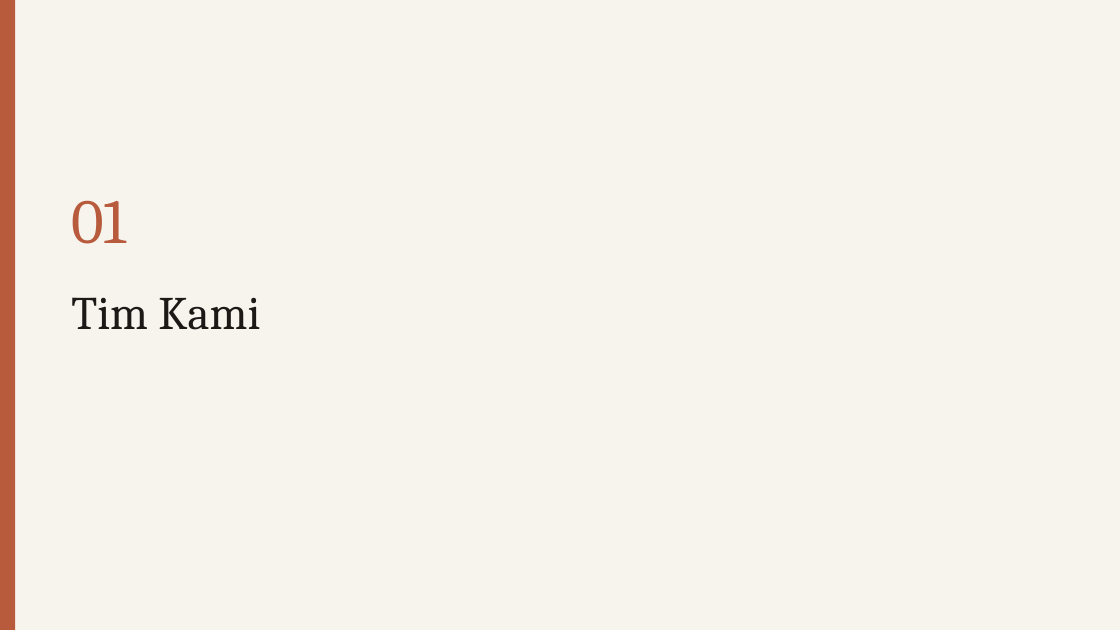
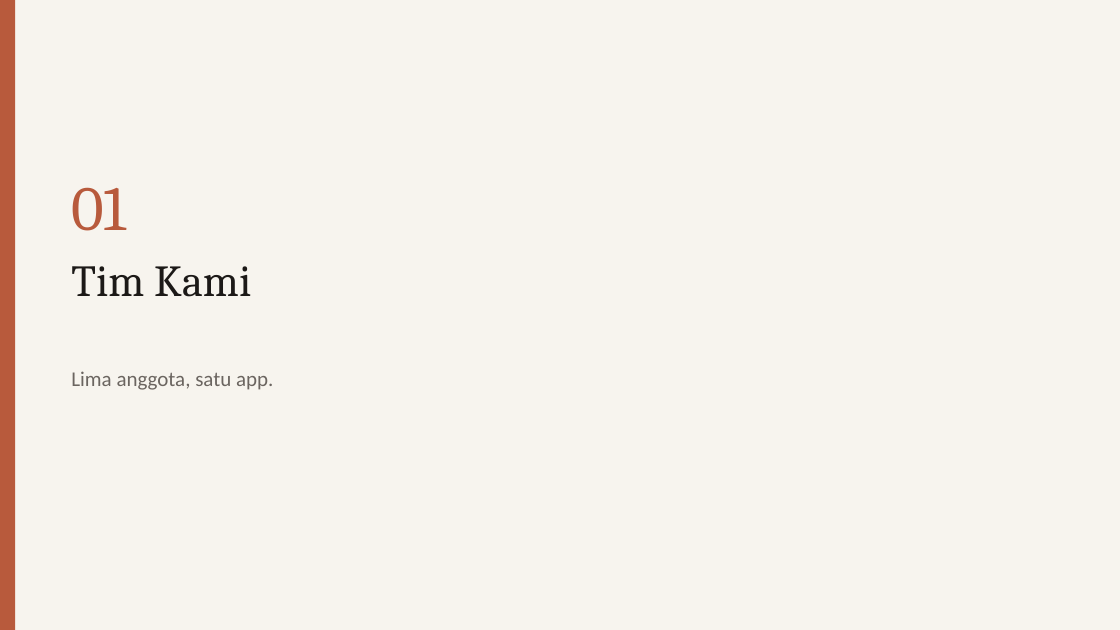
Before and after one commit to dendyramdhan/PantangMakan, a slide deck: slide 2 of presentasi/PantangMakan.pptx. Drawn at 1120x630 pixels with LibreOffice and Linux fonts; fonts in the diff are those of the drawing. Boxes give left, top, right and bottom in pixels: in the first picture for what was removed or moved away, otherwise in the second. Text is boxed around its words. In the diff, an @@ line names an element or a change of style, - is before the commit and + after.

```diff
--- a/presentasi/PantangMakan.pptx
+++ b/presentasi/PantangMakan.pptx
@@ text "01": place and size @@
-text "01" at bbox=[71, 200, 126, 244]
+text "01" at bbox=[71, 187, 126, 231]
@@ text "Tim Kami": place and size @@
-text "Tim Kami" at bbox=[71, 297, 260, 330]
+text "Tim Kami" at bbox=[71, 266, 251, 297]
@@ text "Tim Kami" at bbox=[71, 266, 251, 297]: size 40 to 38 pt; vertical alignment middle to top @@
@@ text added at bbox=[71, 371, 273, 390], 18 pt, text #6B6560 @@
+Lima anggota, satu app.
```
Also in this commit, not shown: 9 other slides changed, 3 slides added, 3 slides removed, 7 other files.
